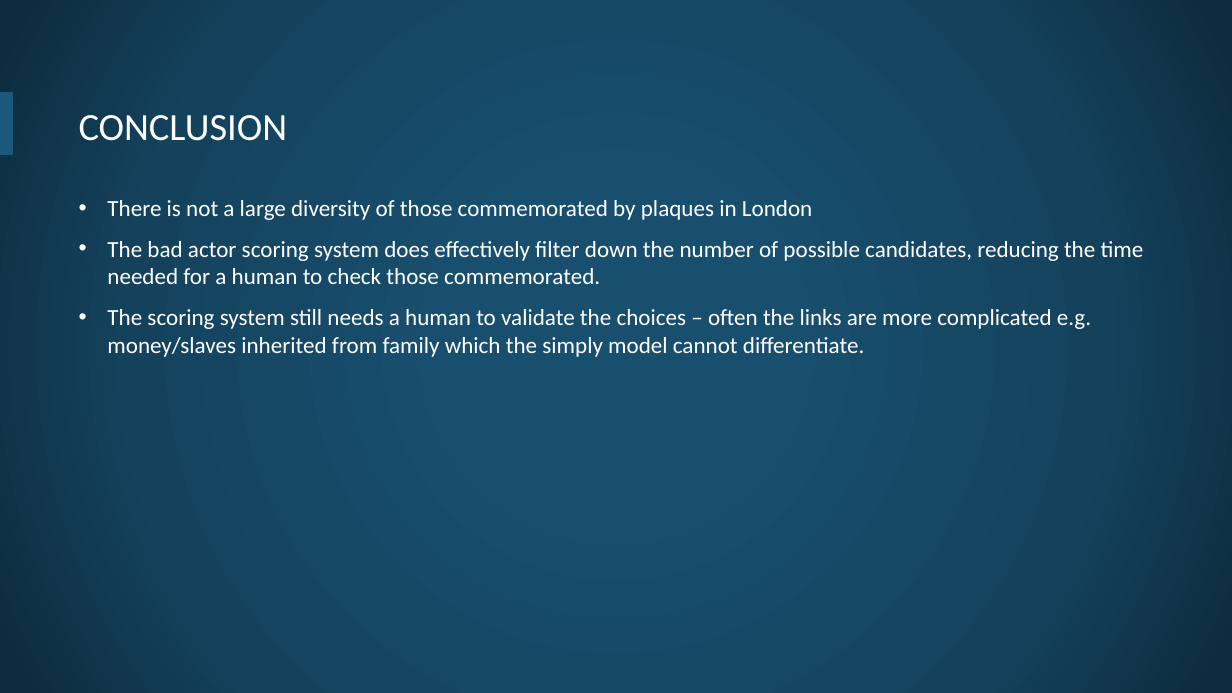
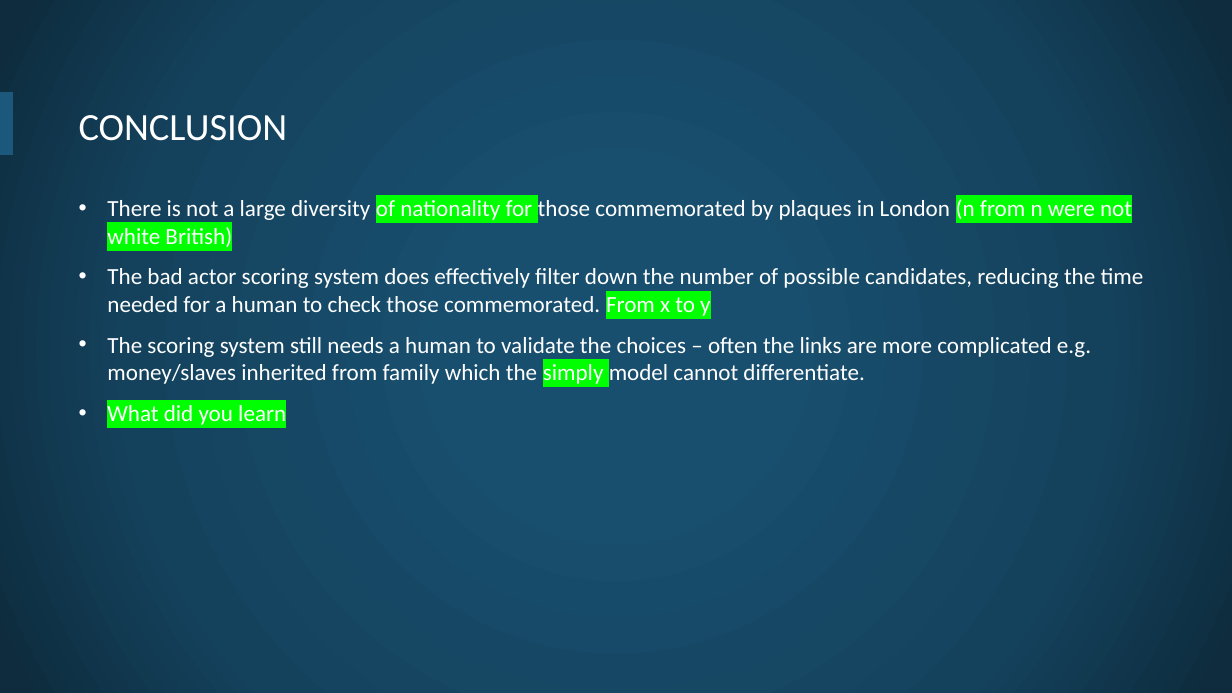
Before and after one commit to openheritage/open-plaques-diversity, a slide deck: slide 10 of The diversity of plaques in London.pptx (slide 9 before the commit). Drawn at 1232x693 pixels with LibreOffice and Linux fonts; fonts in the diff are those of the drawing; background and template pictures are left out. Boxes give left, top, right and bottom in pixels: in the first picture for what was removed or moved away, otherwise in the second. Text is boxed around its words. In the diff, an @@ line names an element or a change of style, - is before the commit and + after.

```diff
--- a/The diversity of plaques in London.pptx
+++ b/The diversity of plaques in London.pptx
@@ text at (107,199,1144,316): text changed @@
-• There is not a large diversity of those commemorated by plaques in London
-• The bad actor scoring system does effectively filter down the number of possible candidates, reducing the time needed for a human to check those commemorated.
+• There is not a large diversity of nationality for those commemorated by plaques in London (n from n were not white British)
+• The bad actor scoring system does effectively filter down the number of possible candidates, reducing the time needed for a human to check those commemorated. From x to y
@@ text at (107,337,1091,384): highlight none to #00FF00 in "simply" @@
@@ text at (107,405,286,425): paragraph added @@
+• What did you learn
```
Also in this commit, not shown: 7 other slides changed, 1 slide added.
